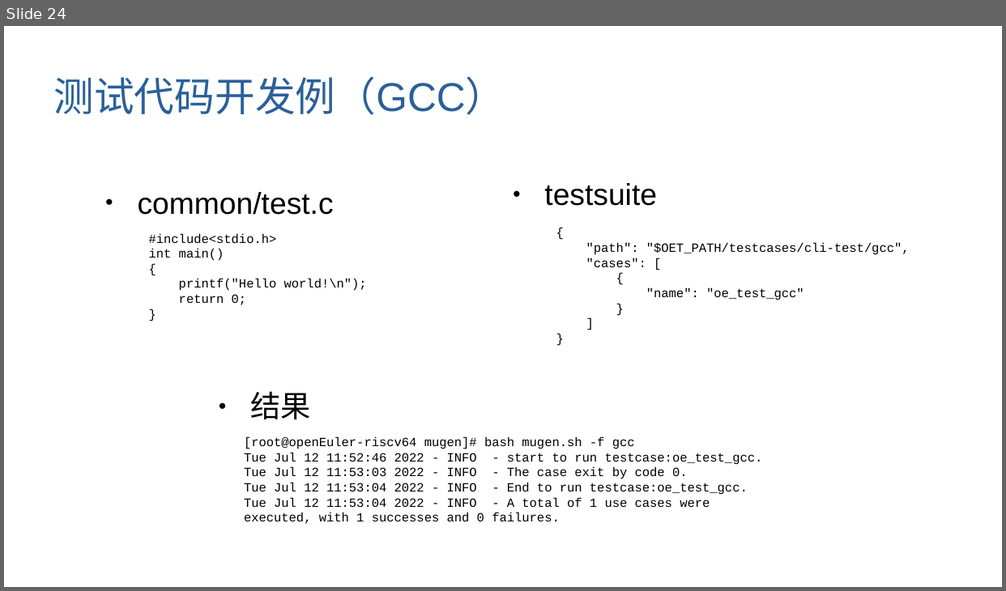
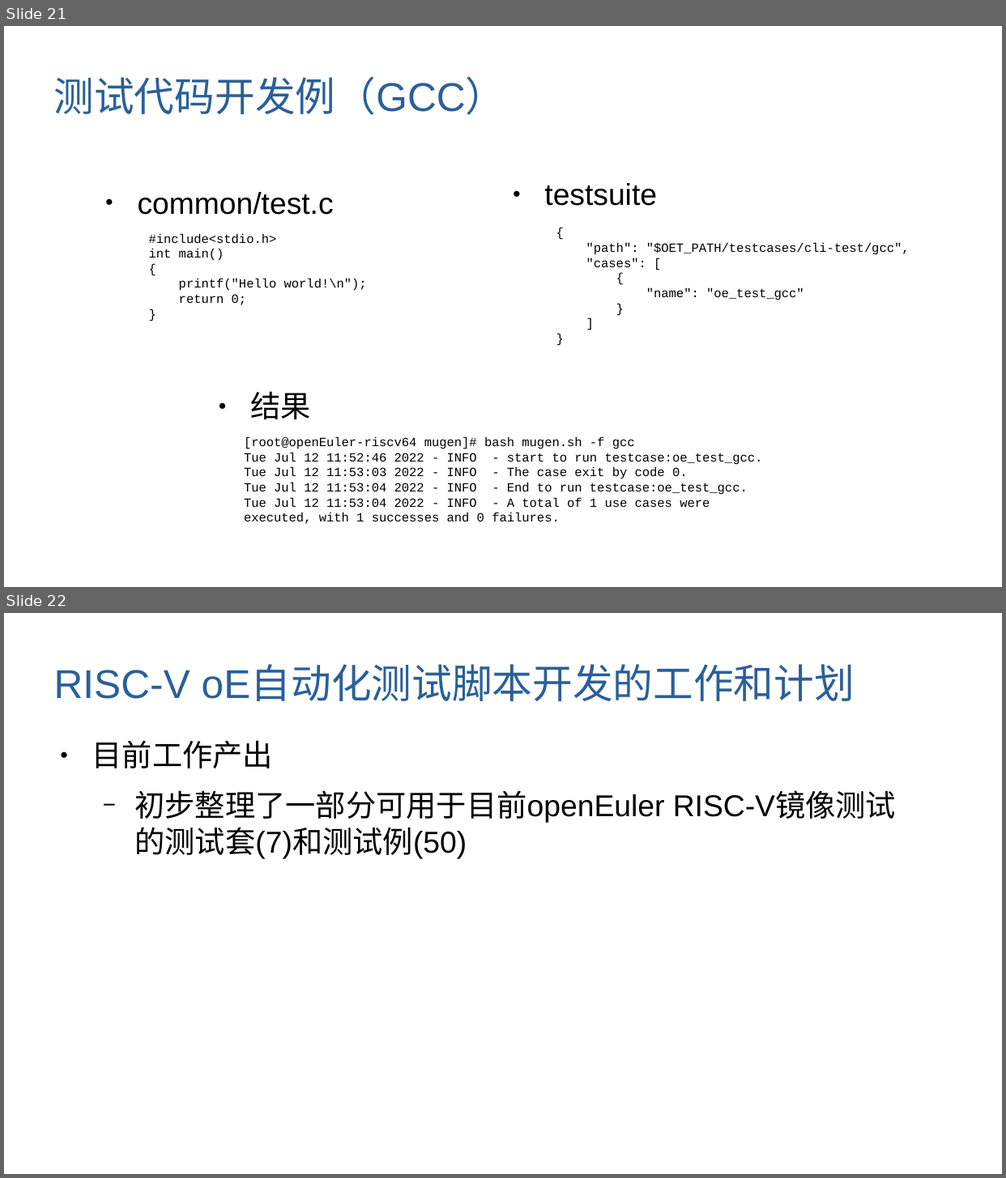
Before and after one commit to brsf11/mugen-presentation, a slide deck: ppt/report.odp. Shown one above the other, each under a label of ours: slide 24 before the commit, slides 21 and 22 after it. The pictures are 1006x591 and 1006x1178 pixels, drawn with LibreOffice and Linux fonts; fonts in the diff are those of the drawing. Boxes give left, top, right and bottom in pixels: in the first picture for what was removed or moved away, otherwise in the second. Text is boxed around its words. In the diff, an @@ line names an element or a change of style, - is before the commit and + after.

```diff
--- a/ppt/report.odp
+++ b/ppt/report.odp
@@ slide 22 added at [4, 613, 1002, 1174], background #FFFFFF @@
@@ title added at [54, 666, 854, 701], 32 pt, text #2A6099 @@
+RISC-V oE自动化测试脚本开发的工作和计划
@@ text added at [92, 740, 896, 859], 24 pt, text #000000 @@
+● 目前工作产出
+  − 初步整理了一部分可用于目前openEuler RISC-V镜像测试的测试套(7)和测试例(50)
@@ what was slide 24 is now slide 21 @@
```
Also in this commit, not shown: 2 slides changed, 4 slides removed, 2 other files.
